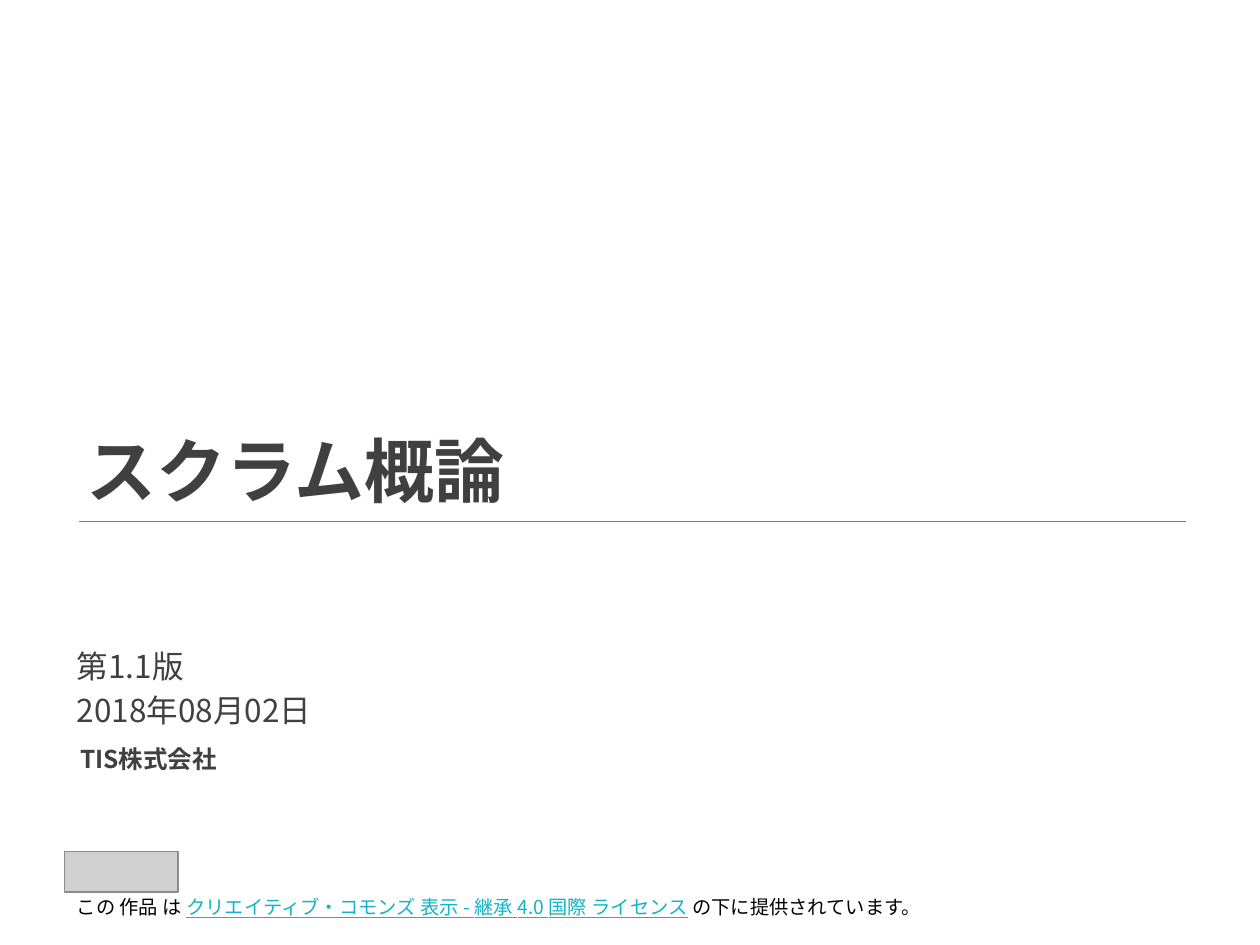
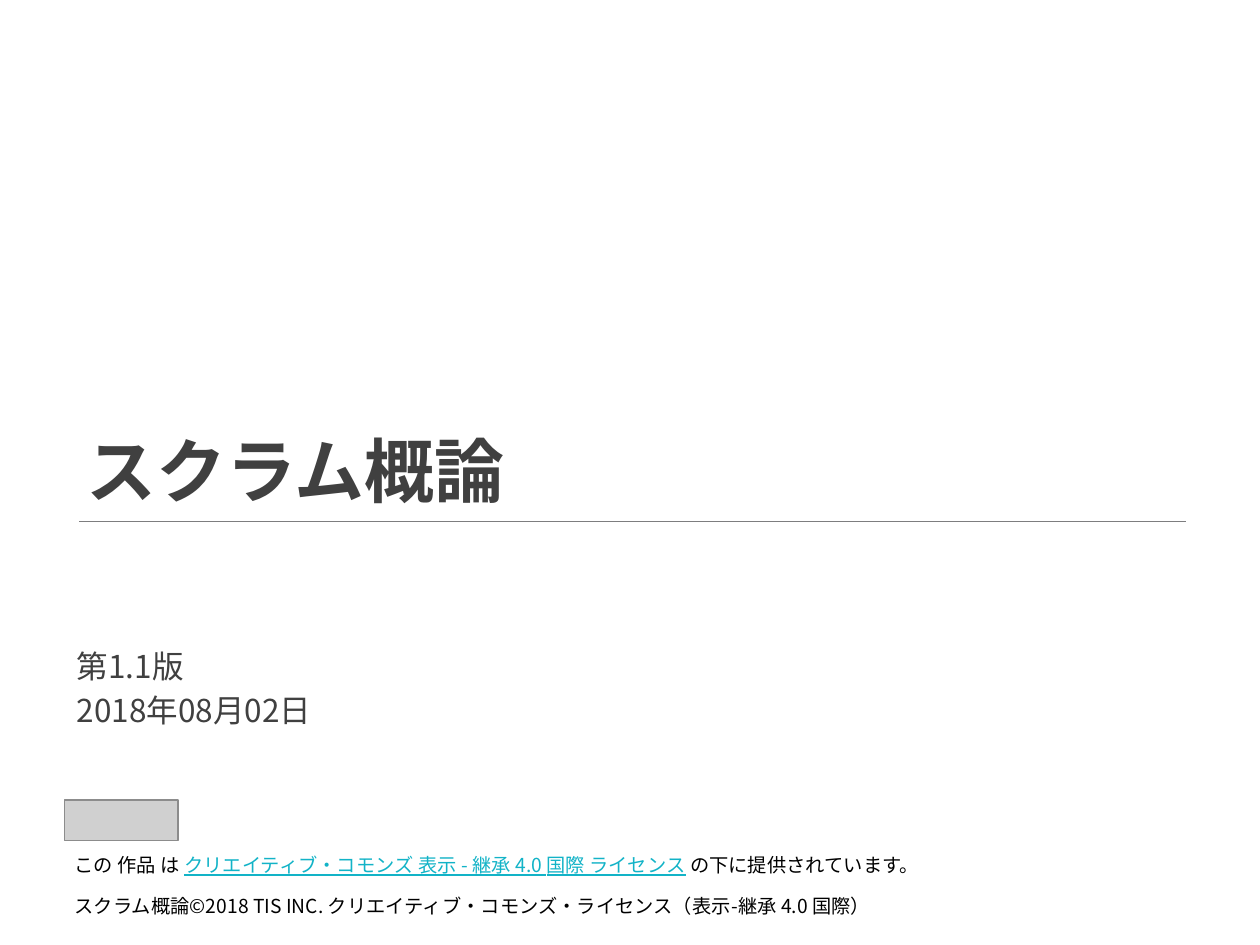
Before and after one commit to Fintan-contents/introduction-to-scrum, a slide deck: slide 1 of docs/スクラム概論.pptx. Drawn at 1260x945 pixels with LibreOffice and Linux fonts; fonts in the diff are those of the drawing; grey boxes stand for pictures; background and template pictures are left out. Boxes give left, top, right and bottom in pixels: in the first picture for what was removed or moved away, otherwise in the second. Text is boxed around its words. In the diff, an @@ line names an element or a change of style, - is before the commit and + after.

```diff
--- a/docs/スクラム概論.pptx
+++ b/docs/スクラム概論.pptx
@@ text removed at [80, 747, 217, 770] @@
-TIS株式会社
@@ picture: place and size @@
-picture at [64, 852, 178, 892]
+picture at [64, 800, 178, 840]
@@ text "この 作品 は クリエイティブ・コモンズ 表示 ...": place and size @@
-text "この 作品 は クリエイティブ・コモンズ 表示 ..." at [77, 897, 921, 918]
+text "この 作品 は クリエイティブ・コモンズ 表示 ..." at [75, 855, 919, 876]
@@ text added at [75, 896, 870, 915], 11 pt, text #000000 @@
+スクラム概論©2018 TIS INC. クリエイティブ・コモンズ・ライセンス（表示-継承 4.0 国際）
```
Also in this commit, not shown: 1 other file.
